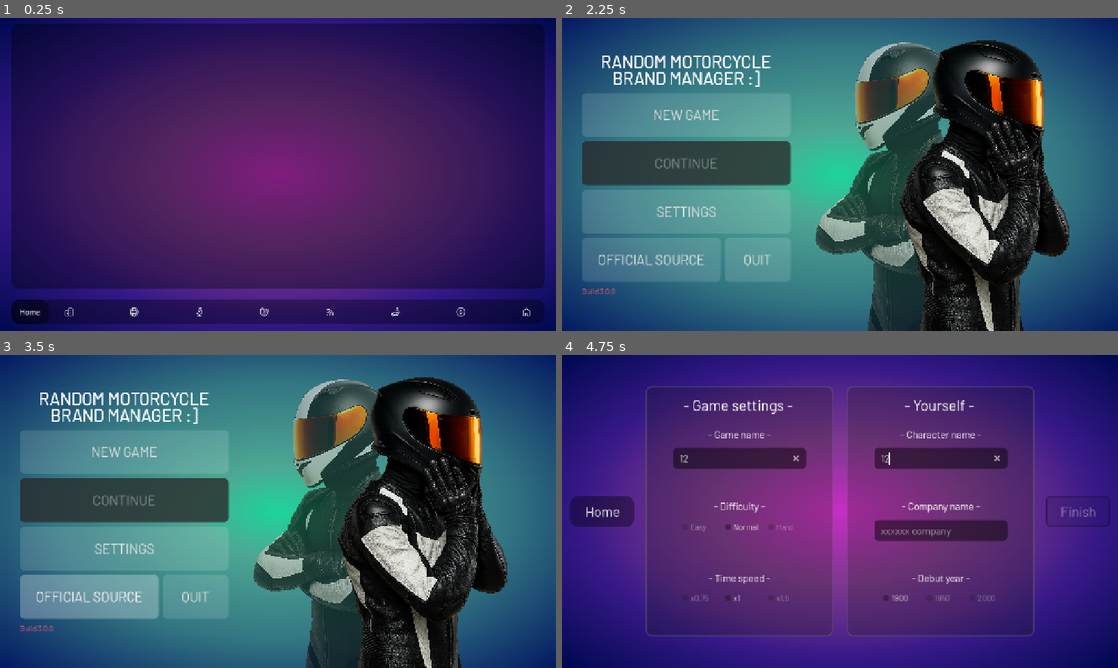
Above: before the commit, frames 1-4 (two rows, left to right).
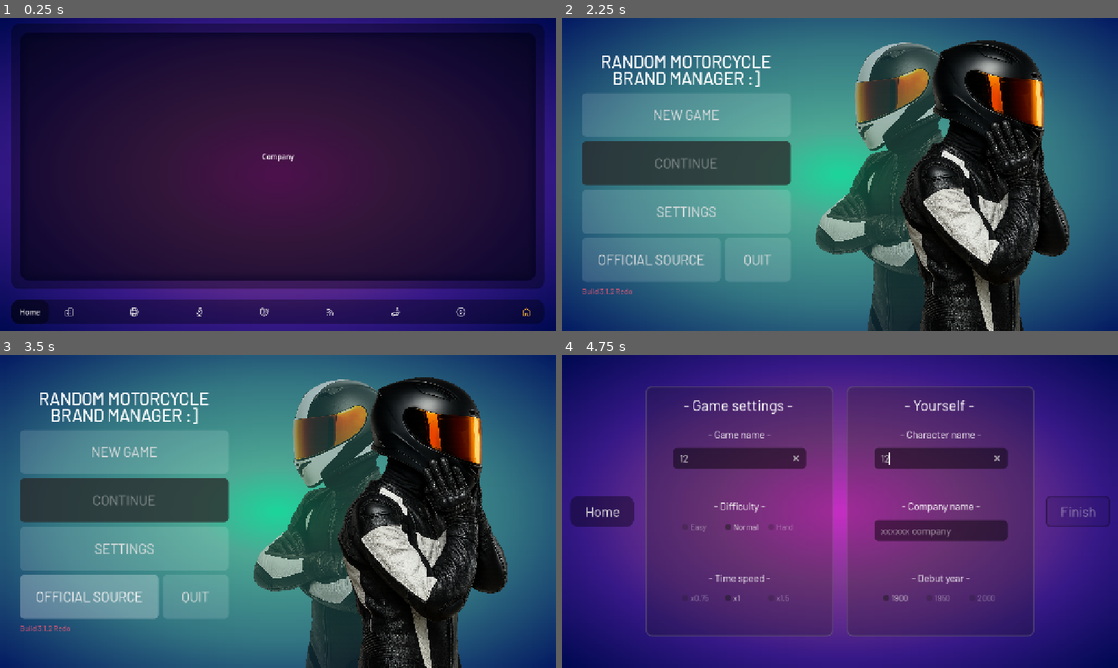
Above: after the commit, the same moments.

Repository: ryno57/RMBM
Game: Godot game, scene res://Scenes/Main.tscn
Two runs of this game, one before a commit and one after it. Both use one fixed random seed, a clock stepped at 60 frames per second and the inputs below. This scene is started directly instead of the project's main scene.
Inputs (mouse positions are in pixels of both pictures, inside the frame that each line leads up to):
- Up to frame 1 (0.25 s): no input
- Up to frame 2 (2.25 s): click "Home" at 0.5 s; click "SETTINGS" at 1.25 s; click "Home" at 2 s
- Up to frame 3 (3.5 s): click "OFFICIAL SOURCE" at 2.75 s
- Up to frame 4 (4.75 s): click "NEW GAME" at 3.5 s; click (739, 458) at 4.27 s; type "12" at 4.35 s; click (940, 458) at 4.5 s; type "12" at 4.58 s; click (940, 530) at 4.73 s

The runs differ from the first frame. In frame 1, 74% of the frame differs, in the area x 3-97%, y 4-96%; in frame 2, less than 0.1%; in frame 3, less than 0.1%; in frame 4, nothing differs.

Commit message:
dev B3.1.2 REDO

Diff:
--- a/Scenes/Main.tscn
+++ b/Scenes/Main.tscn
@@ -73,7 +73,6 @@
 corner_radius_bottom_left = 10
 
 [sub_resource type="ButtonGroup" id="ButtonGroup_rxg2q"]
-allow_unpress = true
 
 [node name="Control" type="Control" unique_id=682062872]
 layout_mode = 3
@@ -104,10 +103,21 @@
 grow_vertical = 2
 theme_override_constants/separation = 24
 
-[node name="panel" type="Panel" parent="VBoxContainer" unique_id=637649953]
+[node name="panel_content" type="Panel" parent="VBoxContainer" unique_id=637649953]
 layout_mode = 2
 size_flags_vertical = 3
 theme_override_styles/panel = SubResource("StyleBoxFlat_trn2v")
+
+[node name="Control_content" type="Control" parent="VBoxContainer/panel_content" unique_id=1626691872]
+layout_mode = 1
+anchor_right = 1.0
+anchor_bottom = 1.0
+offset_left = 20.0
+offset_top = 20.0
+offset_right = -20.0
+offset_bottom = -20.0
+grow_horizontal = 2
+grow_vertical = 2
 
 [node name="ToolsBarBG" type="Panel" parent="VBoxContainer" unique_id=897301384]
 layout_mode = 2
@@ -230,7 +240,8 @@
 theme_override_icons/radio_checked = ExtResource("10_5vvyt")
 theme_override_icons/radio_unchecked = ExtResource("11_c6i3y")
 theme_override_icons/radio_unchecked_disabled = ExtResource("5_5vvyt")
-button_group = SubResource("ButtonGroup_rxg2q")
-icon_alignment = 1
-
-[connection signal="pressed" from="VBoxContainer/ToolsBarBG/HBoxContainer/Button" to="." method="_on_button_pressed"]
+button_pressed = true
+button_group = SubResource("ButtonGroup_rxg2q")
+icon_alignment = 1
+
+[connection signal="pressed" from="VBoxContainer/ToolsBarBG/HBoxContainer/Button" to="." method="_on_exit_button_pressed"]
--- a/Scenes/TitleScreen.tscn
+++ b/Scenes/TitleScreen.tscn
@@ -199,7 +199,7 @@
 
 [node name="Version" type="Label" parent="VBoxContainer" unique_id=410787511]
 layout_mode = 2
-text = "Build 3.0.0"
+text = "Build 3.1.2 Redo"
 label_settings = SubResource("LabelSettings_fnlyl")
 
 [connection signal="pressed" from="VBoxContainer/Button" to="." method="_on_button_pressed"]
--- /dev/null
+++ b/Scenes/gui_menu/bg.tres
@@ -0,0 +1,14 @@
+[gd_resource type="StyleBoxFlat" format=3 uid="uid://dmvxmra0u887y"]
+
+[resource]
+bg_color = Color(0, 0, 0, 0.4)
+border_width_left = 20
+border_width_top = 20
+border_width_right = 20
+border_width_bottom = 20
+border_color = Color(0, 0, 0.09803922, 0.6392157)
+border_blend = true
+corner_radius_top_left = 20
+corner_radius_top_right = 20
+corner_radius_bottom_right = 20
+corner_radius_bottom_left = 20
--- /dev/null
+++ b/Scenes/gui_menu/buildings.tscn
@@ -0,0 +1,26 @@
+[gd_scene load_steps=2 format=3 uid="uid://b2j5y5x0qyax6"]
+
+[ext_resource type="StyleBox" uid="uid://dmvxmra0u887y" path="res://Scenes/gui_menu/bg.tres" id="1_4fmjc"]
+
+[node name="Buildings" type="Control" unique_id=1332090533]
+layout_mode = 3
+anchors_preset = 15
+anchor_right = 1.0
+anchor_bottom = 1.0
+grow_horizontal = 2
+grow_vertical = 2
+
+[node name="Panel" type="Panel" parent="." unique_id=1380060767]
+layout_mode = 1
+anchors_preset = 15
+anchor_right = 1.0
+anchor_bottom = 1.0
+grow_horizontal = 2
+grow_vertical = 2
+theme_override_styles/panel = ExtResource("1_4fmjc")
+
+[node name="Label" type="Label" parent="." unique_id=87910829]
+layout_mode = 0
+offset_right = 74.0
+offset_bottom = 23.0
+text = "buildings"
--- /dev/null
+++ b/Scenes/gui_menu/company.tscn
@@ -0,0 +1,34 @@
+[gd_scene load_steps=2 format=3 uid="uid://dibsa8fhi2lcq"]
+
+[ext_resource type="StyleBox" uid="uid://dmvxmra0u887y" path="res://Scenes/gui_menu/bg.tres" id="1_qrbe6"]
+
+[node name="Company" type="Control" unique_id=1569153939]
+layout_mode = 3
+anchor_right = 1.0
+anchor_bottom = 1.0
+grow_horizontal = 2
+grow_vertical = 2
+
+[node name="Panel" type="Panel" parent="." unique_id=941280909]
+layout_mode = 1
+anchors_preset = 15
+anchor_right = 1.0
+anchor_bottom = 1.0
+grow_horizontal = 2
+grow_vertical = 2
+theme_override_styles/panel = ExtResource("1_qrbe6")
+
+[node name="Label" type="Label" parent="." unique_id=841393578]
+layout_mode = 1
+anchors_preset = 8
+anchor_left = 0.5
+anchor_top = 0.5
+anchor_right = 0.5
+anchor_bottom = 0.5
+offset_left = -37.0
+offset_top = -11.5
+offset_right = 37.0
+offset_bottom = 11.5
+grow_horizontal = 2
+grow_vertical = 2
+text = "Company"
--- /dev/null
+++ b/Scenes/gui_menu/dev.tscn
@@ -0,0 +1,26 @@
+[gd_scene load_steps=2 format=3 uid="uid://djiy73t0ielpg"]
+
+[ext_resource type="StyleBox" uid="uid://dmvxmra0u887y" path="res://Scenes/gui_menu/bg.tres" id="1_viccv"]
+
+[node name="Dev" type="Control" unique_id=1606947194]
+layout_mode = 3
+anchors_preset = 15
+anchor_right = 1.0
+anchor_bottom = 1.0
+grow_horizontal = 2
+grow_vertical = 2
+
+[node name="Panel" type="Panel" parent="." unique_id=1113235432]
+layout_mode = 1
+anchors_preset = 15
+anchor_right = 1.0
+anchor_bottom = 1.0
+grow_horizontal = 2
+grow_vertical = 2
+theme_override_styles/panel = ExtResource("1_viccv")
+
+[node name="Label" type="Label" parent="." unique_id=1119319608]
+layout_mode = 0
+offset_right = 74.0
+offset_bottom = 23.0
+text = "dev"
--- /dev/null
+++ b/Scenes/gui_menu/employer.tscn
@@ -0,0 +1,26 @@
+[gd_scene load_steps=2 format=3 uid="uid://1dmiaci1bhnw"]
+
+[ext_resource type="StyleBox" uid="uid://dmvxmra0u887y" path="res://Scenes/gui_menu/bg.tres" id="1_0gjt5"]
+
+[node name="Employer" type="Control" unique_id=333550989]
+layout_mode = 3
+anchors_preset = 15
+anchor_right = 1.0
+anchor_bottom = 1.0
+grow_horizontal = 2
+grow_vertical = 2
+
+[node name="Panel" type="Panel" parent="." unique_id=2017709071]
+layout_mode = 1
+anchors_preset = 15
+anchor_right = 1.0
+anchor_bottom = 1.0
+grow_horizontal = 2
+grow_vertical = 2
+theme_override_styles/panel = ExtResource("1_0gjt5")
+
+[node name="Label" type="Label" parent="." unique_id=1689204234]
+layout_mode = 0
+offset_right = 74.0
+offset_bottom = 23.0
+text = "employer"
--- /dev/null
+++ b/Scenes/gui_menu/invest.tscn
@@ -0,0 +1,26 @@
+[gd_scene load_steps=2 format=3 uid="uid://7yrve8wl2b1a"]
+
+[ext_resource type="StyleBox" uid="uid://dmvxmra0u887y" path="res://Scenes/gui_menu/bg.tres" id="1_qrsjh"]
+
+[node name="Invest" type="Control" unique_id=1502043384]
+layout_mode = 3
+anchors_preset = 15
+anchor_right = 1.0
+anchor_bottom = 1.0
+grow_horizontal = 2
+grow_vertical = 2
+
+[node name="Panel" type="Panel" parent="." unique_id=1725574225]
+layout_mode = 1
+anchors_preset = 15
+anchor_right = 1.0
+anchor_bottom = 1.0
+grow_horizontal = 2
+grow_vertical = 2
+theme_override_styles/panel = ExtResource("1_qrsjh")
+
+[node name="Label" type="Label" parent="." unique_id=670398136]
+layout_mode = 0
+offset_right = 74.0
+offset_bottom = 23.0
+text = "invest"
--- /dev/null
+++ b/Scenes/gui_menu/journals.tscn
@@ -0,0 +1,26 @@
+[gd_scene load_steps=2 format=3 uid="uid://cshm1g6y4gq8q"]
+
+[ext_resource type="StyleBox" uid="uid://dmvxmra0u887y" path="res://Scenes/gui_menu/bg.tres" id="1_14w4g"]
+
+[node name="Journals" type="Control" unique_id=950314665]
+layout_mode = 3
+anchors_preset = 15
+anchor_right = 1.0
+anchor_bottom = 1.0
+grow_horizontal = 2
+grow_vertical = 2
+
+[node name="Panel" type="Panel" parent="." unique_id=115485754]
+layout_mode = 1
+anchors_preset = 15
+anchor_right = 1.0
+anchor_bottom = 1.0
+grow_horizontal = 2
+grow_vertical = 2
+theme_override_styles/panel = ExtResource("1_14w4g")
+
+[node name="Label" type="Label" parent="." unique_id=547649974]
+layout_mode = 0
+offset_right = 74.0
+offset_bottom = 23.0
+text = "journals"
--- /dev/null
+++ b/Scenes/gui_menu/marketing.tscn
@@ -0,0 +1,26 @@
+[gd_scene load_steps=2 format=3 uid="uid://ndb47jvthh4y"]
+
+[ext_resource type="StyleBox" uid="uid://dmvxmra0u887y" path="res://Scenes/gui_menu/bg.tres" id="1_5nyep"]
+
+[node name="Marketing" type="Control" unique_id=574458049]
+layout_mode = 3
+anchors_preset = 15
+anchor_right = 1.0
+anchor_bottom = 1.0
+grow_horizontal = 2
+grow_vertical = 2
+
+[node name="Panel" type="Panel" parent="." unique_id=1761656094]
+layout_mode = 1
+anchors_preset = 15
+anchor_right = 1.0
+anchor_bottom = 1.0
+grow_horizontal = 2
+grow_vertical = 2
+theme_override_styles/panel = ExtResource("1_5nyep")
+
+[node name="Label" type="Label" parent="." unique_id=1412332298]
+layout_mode = 0
+offset_right = 74.0
+offset_bottom = 23.0
+text = "Marketing"
--- /dev/null
+++ b/Scenes/gui_menu/r&d.tscn
@@ -0,0 +1,26 @@
+[gd_scene load_steps=2 format=3 uid="uid://gqy76vfkotxa"]
+
+[ext_resource type="StyleBox" uid="uid://dmvxmra0u887y" path="res://Scenes/gui_menu/bg.tres" id="1_1vdap"]
+
+[node name="R&d" type="Control" unique_id=1592721028]
+layout_mode = 3
+anchors_preset = 15
+anchor_right = 1.0
+anchor_bottom = 1.0
+grow_horizontal = 2
+grow_vertical = 2
+
+[node name="Panel" type="Panel" parent="." unique_id=775528808]
+layout_mode = 1
+anchors_preset = 15
+anchor_right = 1.0
+anchor_bottom = 1.0
+grow_horizontal = 2
+grow_vertical = 2
+theme_override_styles/panel = ExtResource("1_1vdap")
+
+[node name="Label" type="Label" parent="." unique_id=1138102543]
+layout_mode = 0
+offset_right = 74.0
+offset_bottom = 23.0
+text = "r&d"
--- a/audio/scripts/main.gd
+++ b/audio/scripts/main.gd
@@ -1,4 +1,57 @@
 extends Control
 
-func _on_button_pressed() -> void:
+@onready var menu_container: Control = $VBoxContainer/panel_content/Control_content
+@onready var button_group: ButtonGroup = $VBoxContainer/ToolsBarBG/HBoxContainer/ToolsBarContainer/buildings.button_group
+
+func _ready() -> void:
+	_connect_group_buttons()
+	_select_initial_menu()
+
+func _connect_group_buttons() -> void:
+	for btn in button_group.get_buttons():
+		if not btn.pressed.is_connected(_on_button_pressed):
+			btn.pressed.connect(_on_button_pressed.bind(btn))
+
+func _select_initial_menu() -> void:
+	var current := _get_checked_button()
+	if current == null and button_group.get_buttons().size() > 0:
+		var first: Button = button_group.get_buttons()[0]
+		first.button_pressed = true
+		current = first
+	if current != null:
+		_show_menu_for_button(current)
+
+func _get_checked_button() -> Button:
+	for btn in button_group.get_buttons():
+		if btn.button_pressed:
+			return btn
+	return null
+
+func _on_button_pressed(btn: Button) -> void:
+	_show_menu_for_button(btn)
+
+func _show_menu_for_button(btn: Button) -> void:
+	var scene_path := ""
+	if btn.has_meta("scene_path"):
+		scene_path = str(btn.get_meta("scene_path"))
+	else:
+		scene_path = "res://Scenes/gui_menu/%s.tscn" % btn.name
+
+
+	_clear_container(menu_container)
+	var packed: PackedScene = load(scene_path)
+	if packed == null:
+		push_warning("Impossible de charger: %s" % scene_path)
+		return
+
+	var inst: Control = packed.instantiate()
+
+	menu_container.add_child(inst)
+
+func _clear_container(node: Node) -> void:
+	for child in node.get_children():
+		child.queue_free()
+
+
+func _on_exit_button_pressed() -> void:
 	get_tree().change_scene_to_file("res://Scenes/TitleScreen.tscn")
